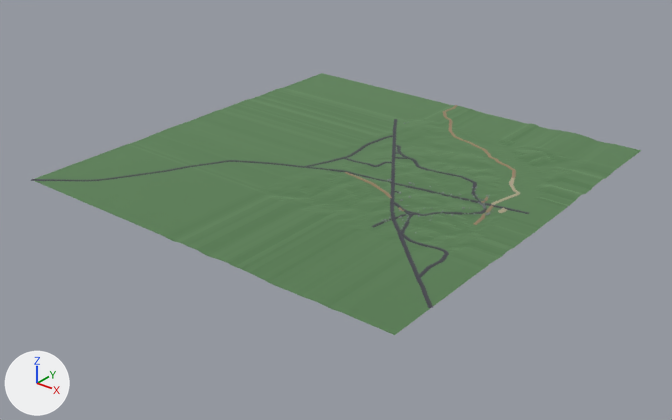
The glTF model public/maps/juliette-ga.glb: old version first, new version second.
One viewpoint serves both versions: a camera (50 mm lens) standing at (5770.0, -9065.0, 4828.0) and looking at (-976.0, -633.0, -400.0). The axes (+X, +Y, +Z) are drawn at lower left. The lights are the same throughout. The picture after the commit comes second. Vertices at exactly the same position are counted once.

The older version as bpy lines, for what is in view:
```python
me_roads_dirt_road = bpy.data.meshes.new('roads-dirt_road')
me_roads_dirt_road.from_pydata(...)  # 1094 vertices, 1596 faces; spans x -1163.0..1151.0, y -1214.0..2479.0, z 105.0..149.0
me_roads_dirt_road.materials.append(mat_surface_dirt_road)  # beige #c2ad93
me_roads_tarmac = bpy.data.meshes.new('roads-tarmac')
me_roads_tarmac.from_pydata(...)  # 4222 vertices, 6160 faces; spans x -3772.0..1761.0, y -3202.0..1425.0, z 108.0..154.0
me_roads_tarmac.materials.append(mat_surface_tarmac)  # grey #72727c
me_terrain = bpy.data.meshes.new('terrain')
me_terrain.from_pydata(...)  # 16641 vertices, 32768 faces; spans x -3760.0..1745.0, y -3183.0..2474.0, z 102.0..154.0
me_terrain.materials.append(mat_surface_grass)  # greyish green #88ad83
ob_roads_dirt_road = bpy.data.objects.new('roads-dirt_road', me_roads_dirt_road)
ob_roads_dirt_road.location = (0.0, 0.0, 0.0)
ob_roads_tarmac = bpy.data.objects.new('roads-tarmac', me_roads_tarmac)
ob_roads_tarmac.location = (0.0, 0.0, 0.0)
ob_terrain = bpy.data.objects.new('terrain', me_terrain)
ob_terrain.location = (0.0, 0.0, 0.0)
```
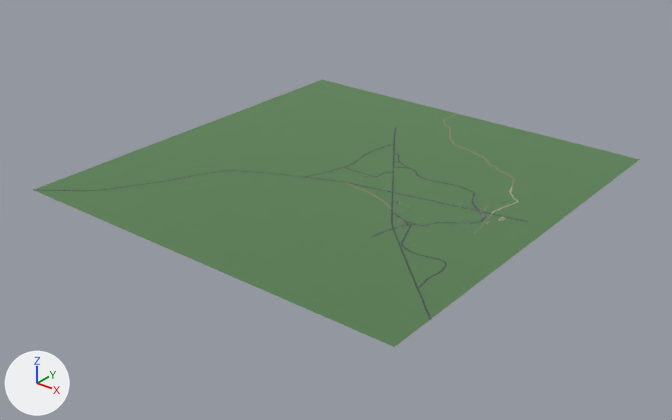
What changed in the scene script:
```text
Change me_roads_tarmac:
    used by ob_roads_tarmac; location = (0.0, 0.0, 0.0)
    remove me_roads_tarmac.from_pydata(...)  # 4222 vertices, 6160 faces; spans x -3772.0..1761.0, y -3202.0..1425.0, z 108.0..154.0
    add me_roads_tarmac.from_pydata(...)  # 1546 vertices, 2146 faces; spans x -3765.0..1751.0, y -3190.0..1417.0, z 0.0
    me_roads_tarmac part 1: the loose piece of 4166 vertices spanning x -3772.0..1761.0, y -3202.0..1425.0, z 108.0..154.0 is rebuilt with 1530 vertices and now spans x -3765.0..1751.0, y -3190.0..1417.0, z 0.0
    me_roads_tarmac part 2: the loose piece of 56 vertices spanning x 1211.0..1478.0, y -205.0..-110.0, z 108.0..116.0 is deleted
    other edits to the shape of me_roads_tarmac do not show in these pictures
Change me_terrain:
    used by ob_terrain; location = (0.0, 0.0, 0.0)
    remove me_terrain.from_pydata(...)  # 16641 vertices, 32768 faces; spans x -3760.0..1745.0, y -3183.0..2474.0, z 102.0..154.0
    add me_terrain.from_pydata(...)  # 16641 vertices, 32768 faces; spans x -3760.0..1745.0, y -3183.0..2474.0, z -2.0..2.0
    me_terrain part 3: 16641 of 16641 vertices moved; they spanned x -3760.0..1745.0, y -3183.0..2474.0, z 102.0..154.0 and now span x -3760.0..1745.0, y -3183.0..2474.0, z -2.0..2.0; mean shift (0.0, 0.0, -127.0)
```

What differs and where, as boxes (x1, y1, x2, y2) in the pictures (672 x 420 px):
'terrain', reshaped: before (35, 73, 641, 335); after (34, 80, 640, 347)
'roads-tarmac', reshaped: before (31, 119, 529, 308); after (42, 127, 528, 320)
part 1 of me_roads_tarmac, rebuilt: before (31, 119, 507, 308); after (42, 127, 505, 320)
part 2 of me_roads_tarmac, deleted: before (507, 208, 529, 214)
